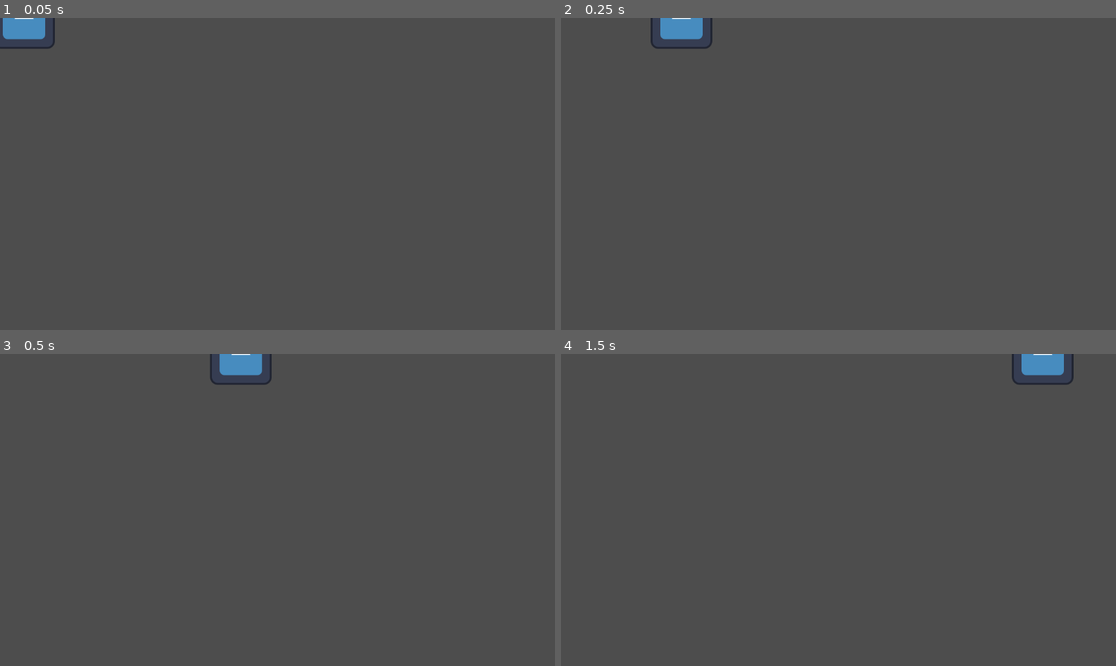
Above: before the commit, frames 1-4 (two rows, left to right).
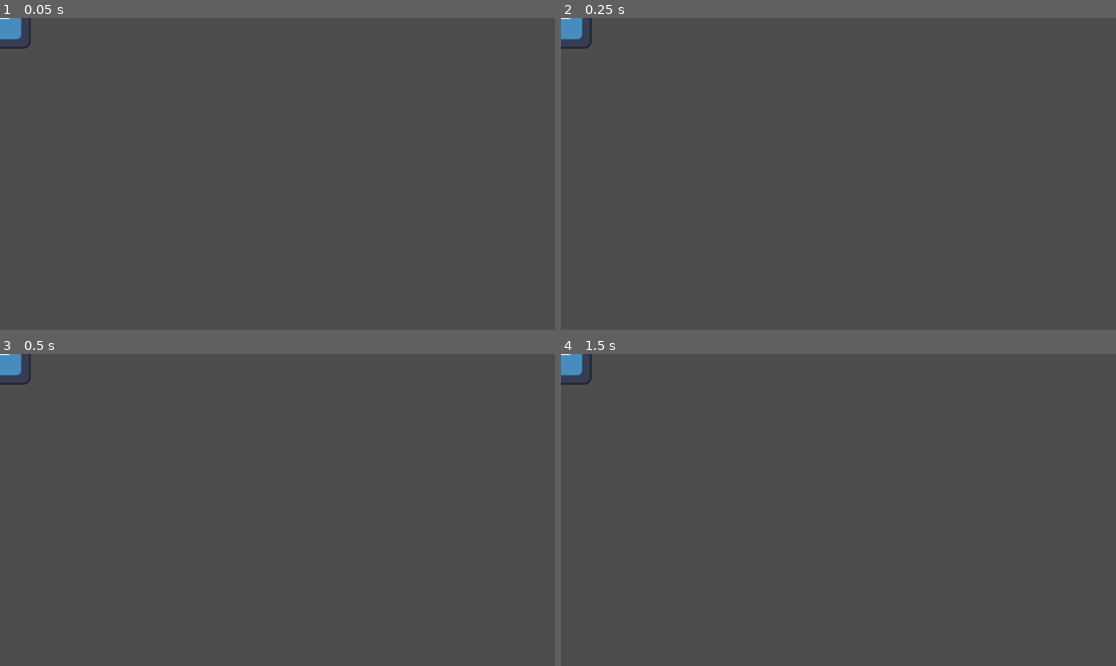
Above: after the commit, the same moments.

Repository: dethland/AFKGODOT
Game: Godot game, scene res://Colonist/Colonist.tscn
The game is run twice, just before and just after one commit, with the same random seed, the same clock (stepped at 60 frames per second) and the same inputs. The project has no main scene, so this scene is started directly. The engine's default icon, where the game draws it, is replaced by a stand-in: a white triangle on a blue panel in a dark square.
Inputs (mouse positions are in pixels of both pictures, inside the frame that each line leads up to):
- Up to frame 1 (0.05 s): no input
- Up to frame 2 (0.25 s): no input
- Up to frame 3 (0.5 s): no input
- Up to frame 4 (1.5 s): tap Enter (ui_accept) at 0.5, 0.77, 1.25 s; move the mouse to (960, 494) at 0.52 s; click (960, 494) at 0.67 s; move the mouse to (727, 525) at 1.27 s; click (727, 525) at 1.42 s

The runs differ from the first frame. In frame 1, 0.4% of the frame differs, in the area x 0-10%, y 0-10%; in frame 2, 1.0%; in frame 3, 1.0%, in the area x 0-49%, y 0-10%; in frame 4, 1.0%.

Commit message:
Update Colonist.gd

Diff:
--- a/Game/Scripts/ColonistRealtaed/Colonist.gd
+++ b/Game/Scripts/ColonistRealtaed/Colonist.gd
@@ -35,4 +35,4 @@
 
 # Called every frame. 'delta' is the elapsed time since the previous frame.
 func _process(delta):
-	move_to(Vector2(1000, 0), delta)
+	pass
